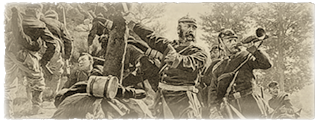
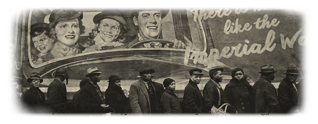
The second 318×124 image is a revision of the first. Changes to its layers:
added layer "Layer 3" (overlay) above "Layer 2" over [3, 2, 315, 120]
"Layer 2": blend soft light → normal, painted on it over [3, 2, 315, 120]
painted on "Layer 1" over [3, 2, 315, 120]
